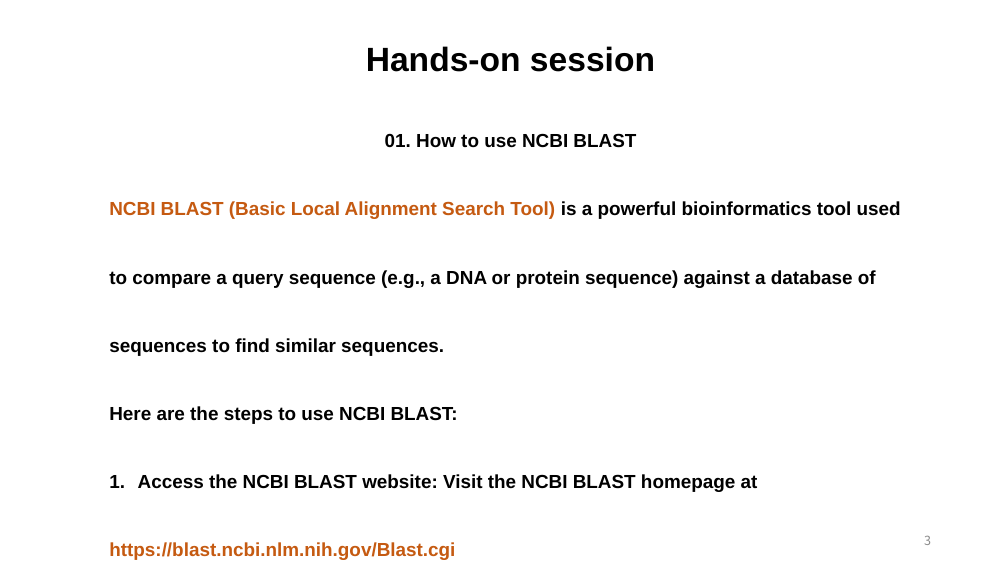
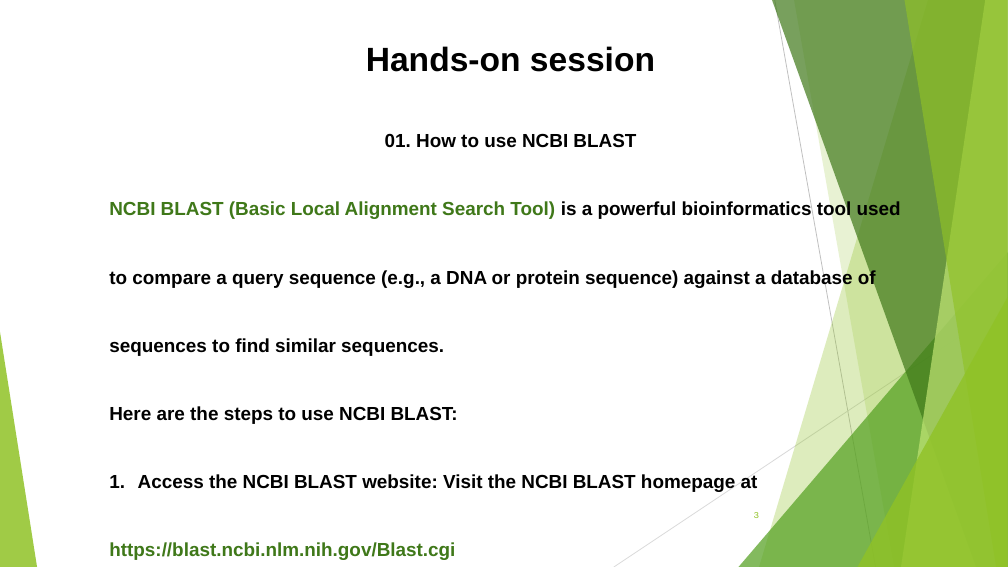
Before and after one commit to Yedomon/GBioS_Training_Genomics_Plant_Breeding_2024, a slide deck: slide 3 of Section04/Section04_Hands_on_session.pptx. Drawn at 1008x567 pixels with LibreOffice and Linux fonts; fonts in the diff are those of the drawing. Boxes give left, top, right and bottom in pixels: in the first picture for what was removed or moved away, otherwise in the second. Text is boxed around its words. In the diff, an @@ line names an element or a change of style, - is before the commit and + after.

```diff
--- a/Section04/Section04_Hands_on_session.pptx
+++ b/Section04/Section04_Hands_on_session.pptx
@@ text at [109, 201, 901, 560]: text colour #C55A11 to #3F7819 in "NCBI BLAST (Basic Local Alignment Search Tool)", "https://blast.ncbi.nlm.nih.gov/Blast.cgi" @@
@@ group added at [0, 0, 1008, 567]: 5 freeform shapes, 3 triangles, 2 lines @@
@@ page number: place and size @@
-page number at [924, 536, 931, 545]
+page number at [754, 512, 760, 518]
@@ page number at [754, 512, 760, 518]: size 12 to 9 pt, font Noto Sans CJK KR to Karla, text colour #8C8C8C to #90C226 @@
```
Also in this commit, not shown: 12 other slides changed.
